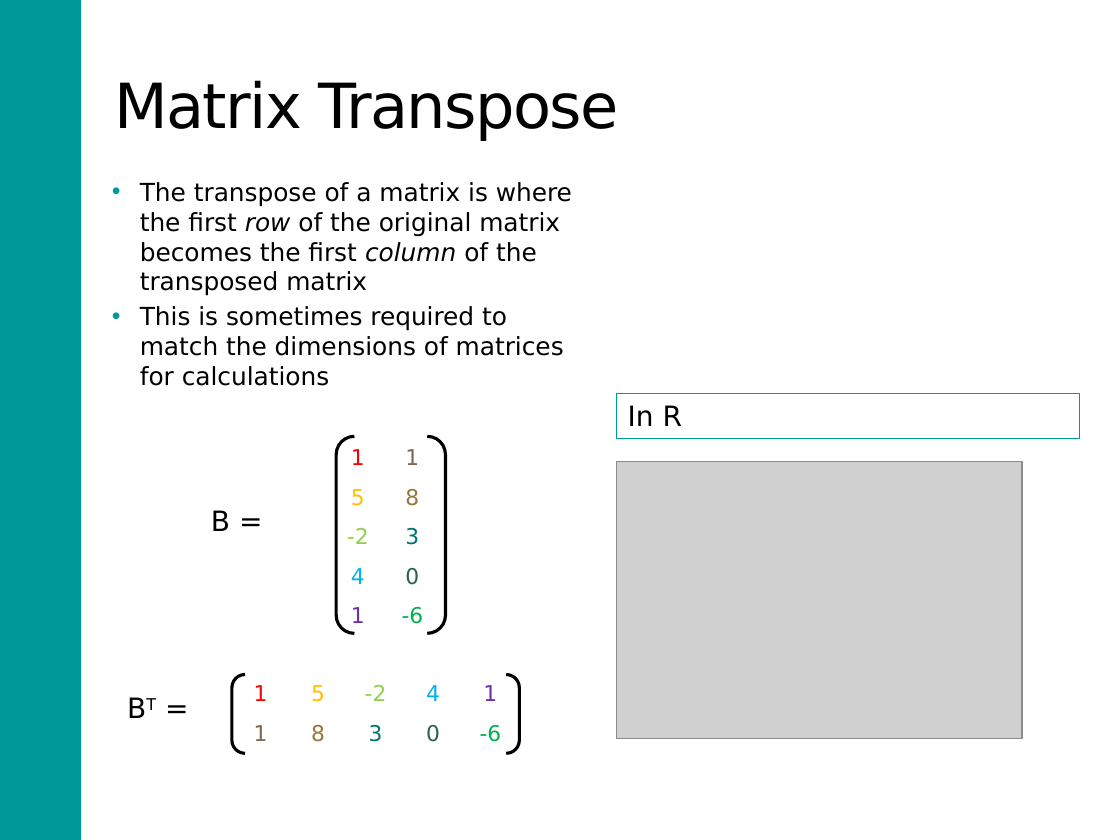
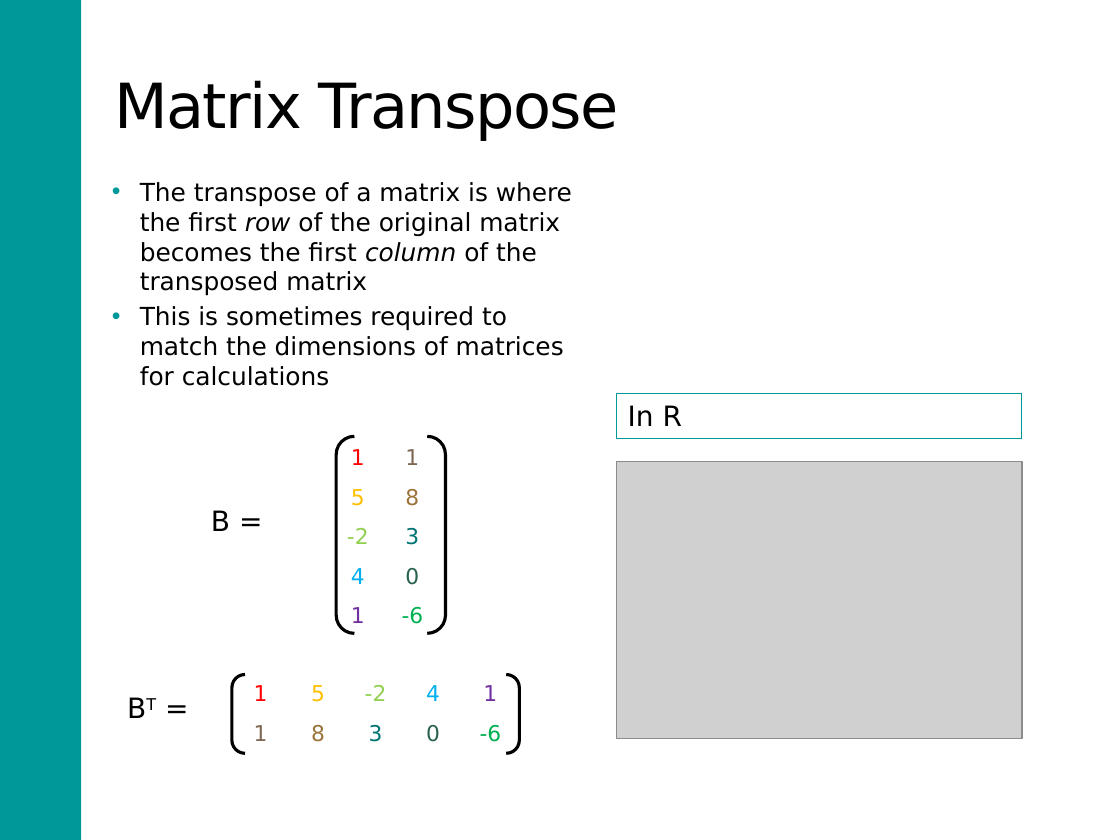
Before and after one commit to DARTH-git/Course-Modularization, a slide deck: slide 10 of static/Course_Modularization/Intro, general, packages/matrixAlgebraSlidesExtra.pptx. Drawn at 1120x840 pixels with LibreOffice and Linux fonts; fonts in the diff are those of the drawing; grey boxes stand for pictures. Boxes give left, top, right and bottom in pixels: in the first picture for what was removed or moved away, otherwise in the second. Text is boxed around its words. In the diff, an @@ line names an element or a change of style, - is before the commit and + after.

```diff
--- a/static/Course_Modularization/Intro, general, packages/matrixAlgebraSlidesExtra.pptx
+++ b/static/Course_Modularization/Intro, general, packages/matrixAlgebraSlidesExtra.pptx
@@ rectangle "In R": place and size @@
-rectangle "In R" at (617,393,1080,438)
+rectangle "In R" at (617,393,1023,438)
```
Also in this commit, not shown: 2 other slides changed, 1 slide removed, 4 other files.
